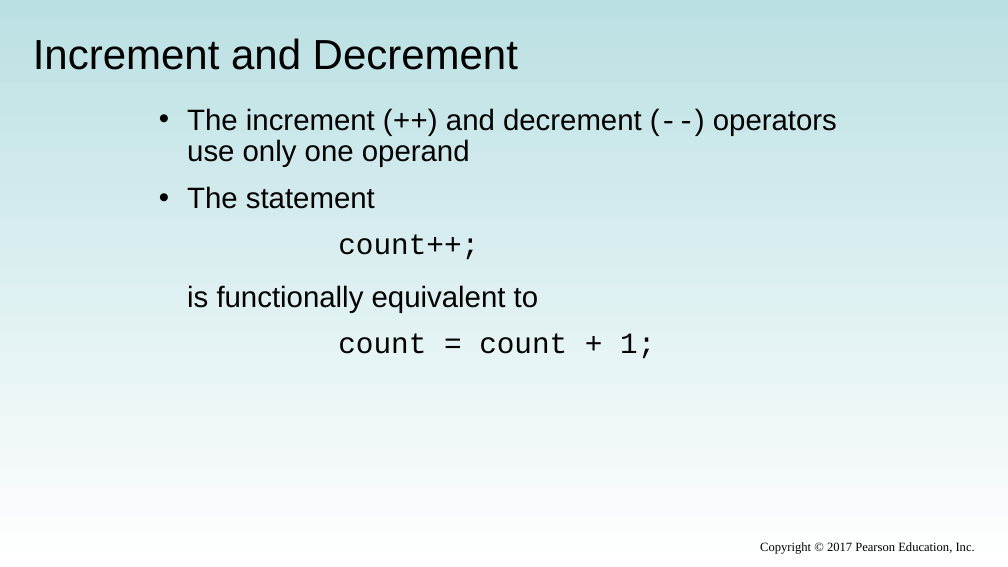
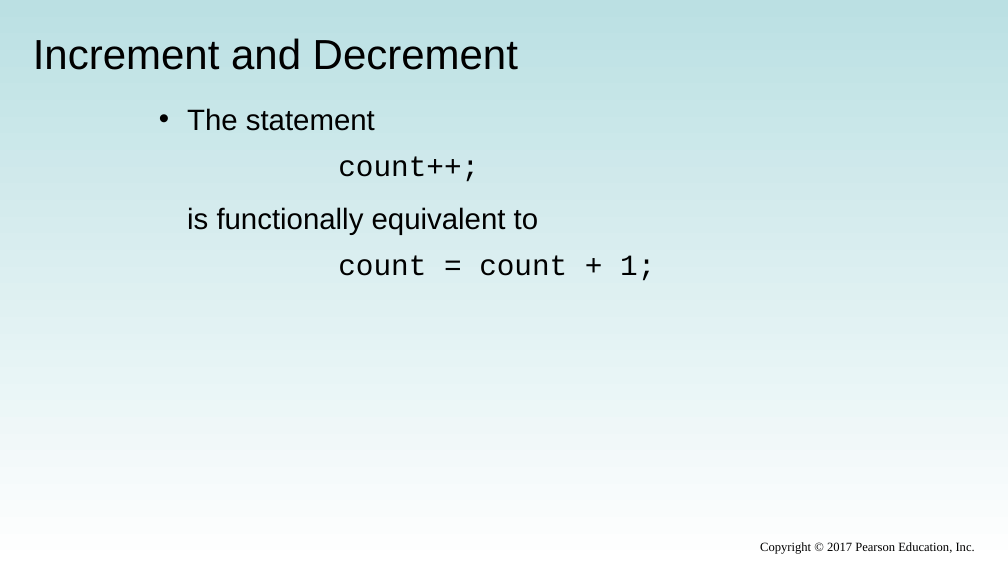
Before and after one commit to xiaoleibi/DMU26, a slide deck: slide 39 of ppt/Uge38 Datatype og expression (1).pptx (slide 37 before the commit). Drawn at 1008x567 pixels with LibreOffice and Linux fonts; fonts in the diff are those of the drawing. Boxes give left, top, right and bottom in pixels: in the first picture for what was removed or moved away, otherwise in the second. Text is boxed around its words. In the diff, an @@ line names an element or a change of style, - is before the commit and + after.

```diff
--- a/ppt/Uge38 Datatype og expression (1).pptx
+++ b/ppt/Uge38 Datatype og expression (1).pptx
@@ text at <box>187,108,837,167</box>: paragraph removed @@
-• The increment (++) and decrement (--) operators use only one operand
```
Also in this commit, not shown: 9 other slides changed, 2 slides added, 4 slides removed.
